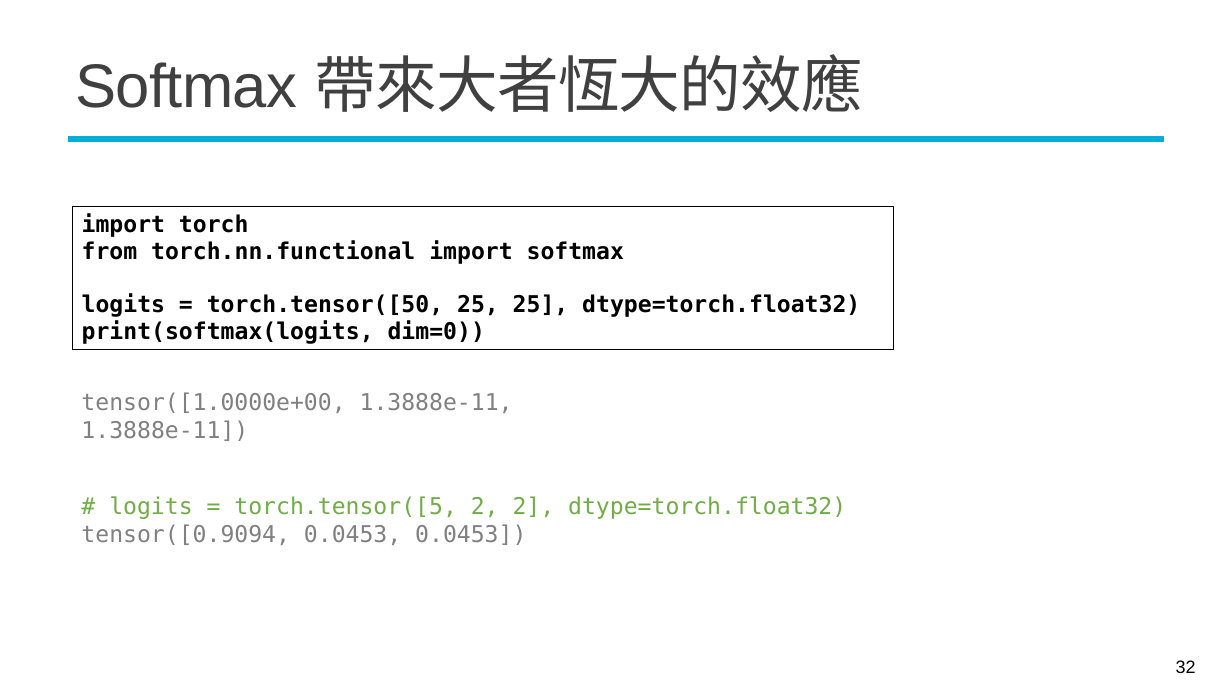
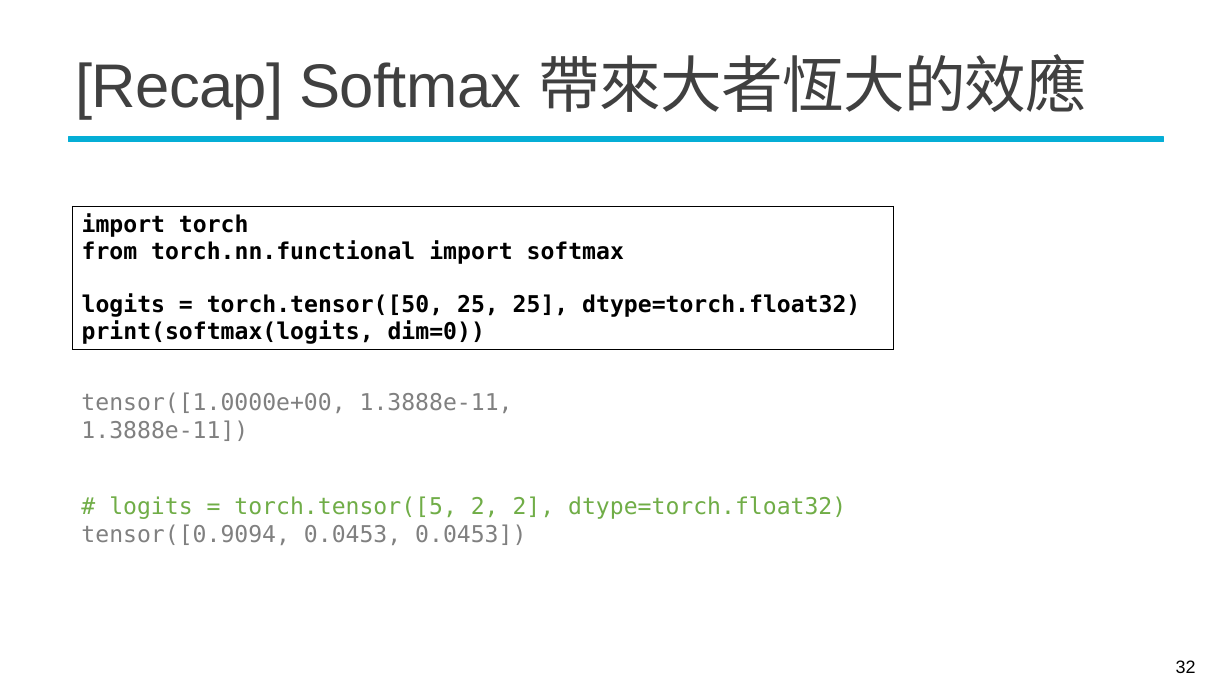
Before and after one commit to mcps5601/CGUDL_2026_fall, a slide deck: slide 32 of slides/rnn_1028.pptx. Drawn at 1232x693 pixels with LibreOffice and Linux fonts; fonts in the diff are those of the drawing; background and template pictures are left out. Boxes give left, top, right and bottom in pixels: in the first picture for what was removed or moved away, otherwise in the second. Text is boxed around its words. In the diff, an @@ line names an element or a change of style, - is before the commit and + after.

```diff
--- a/slides/rnn_1028.pptx
+++ b/slides/rnn_1028.pptx
@@ title at box(75, 54, 1087, 118): text changed @@
-Softmax 帶來大者恆大的效應
+[Recap] Softmax 帶來大者恆大的效應
```
Also in this commit, not shown: 6 other slides changed, 1 other file.
